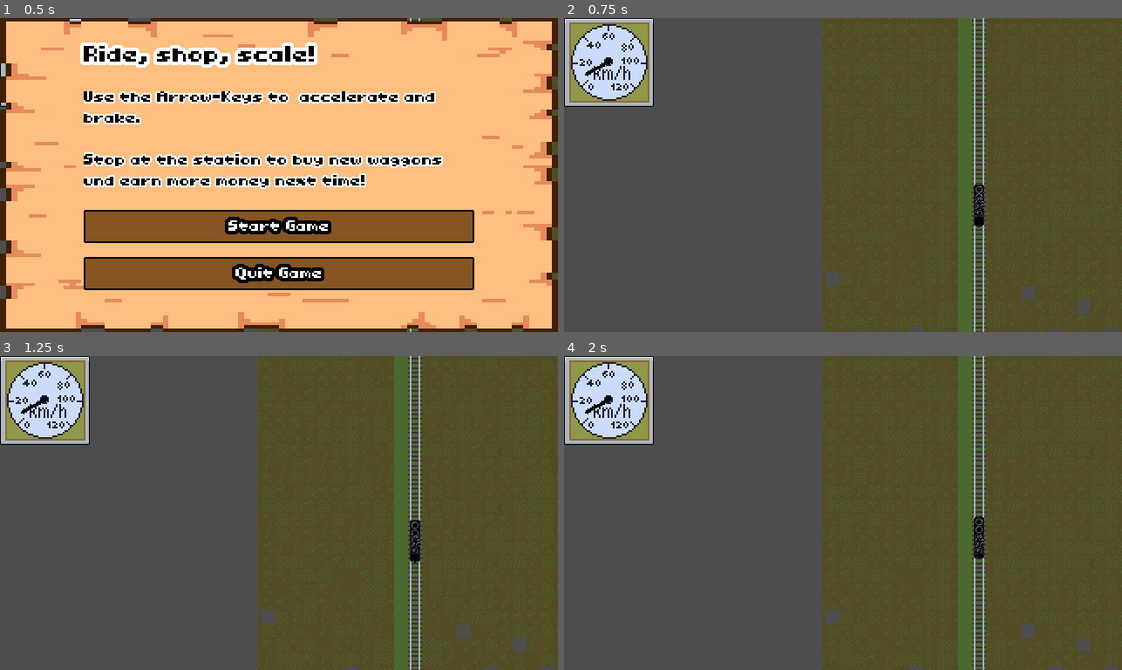
Above: before the commit, frames 1-4 (two rows, left to right).
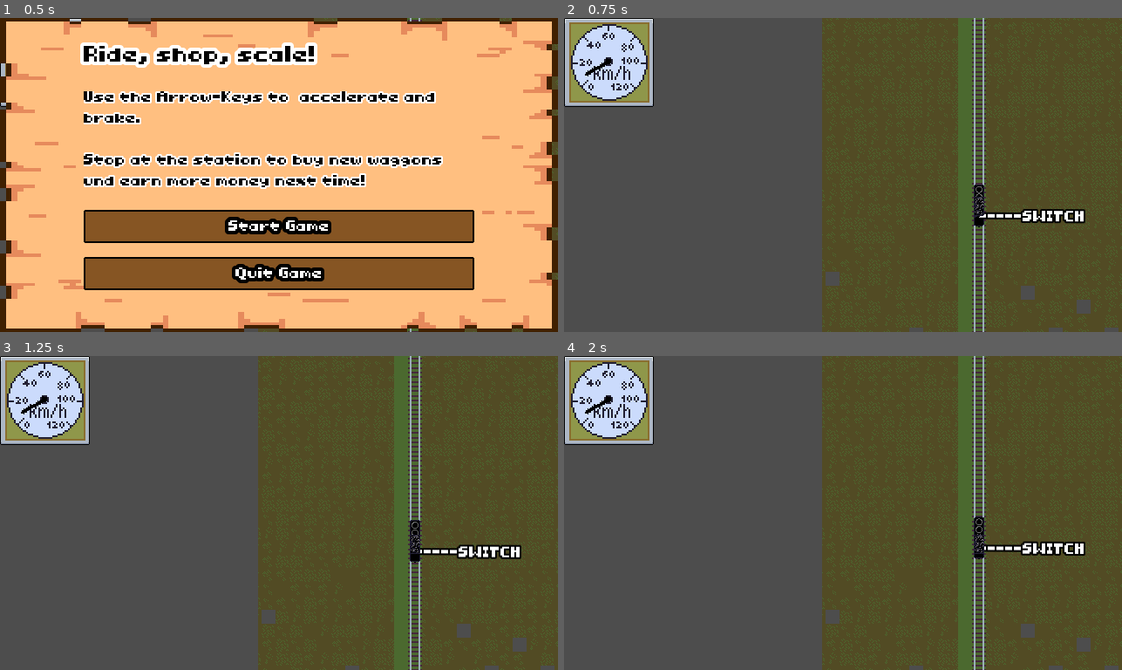
Above: after the commit, the same moments.

Repository: sthoni/gamejamaugust2024
Game: Godot game, scene res://game.tscn
Two runs of this game, one before a commit and one after it. Both use one fixed random seed, a clock stepped at 60 frames per second and the inputs below.
Inputs:
- Up to frame 1 (0.5 s): no input
- Up to frame 2 (0.75 s): click "Start Game" at 0.5 s
- Up to frame 3 (1.25 s): no input
- Up to frame 4 (2 s): tap Enter (shop) at 1.25, 1.52 s; hold Right (right) from 1.28 s (still down)

Frame 1 is identical in both runs. In frame 2, 0.6% of the frame differs, in the area x 74-94%, y 60-66%; in frame 3, 0.7%, in the area x 75-94%, y 60-65%; in frame 4, 0.7%.

Commit message:
train now jumps back to first track when it reaches the end of the current path

Diff:
--- a/level/level.tscn
+++ b/level/level.tscn
@@ -64,6 +64,9 @@
 [sub_resource type="TileSet" id="TileSet_xii2b"]
 sources/0 = SubResource("TileSetAtlasSource_cw150")
 
+[sub_resource type="RectangleShape2D" id="RectangleShape2D_l5lfc"]
+size = Vector2(8.54597, 21.454)
+
 [sub_resource type="Curve2D" id="Curve2D_ivpvi"]
 _data = {
 "points": PackedVector2Array(0, 0, 0, 0, 0, 300, 0, 10, 0, -10, 0, -360, 0, 15, 0, -15, 0, -409, 0, 10, 0, -10, -45, -4 …(228 unchanged characters)…
@@ -75,9 +78,6 @@
 "points": PackedVector2Array(0, 0, 0, 0, 0, -639, 0, 0, 0, 0, 0, -1551)
 }
 point_count = 2
-
-[sub_resource type="RectangleShape2D" id="RectangleShape2D_l5lfc"]
-size = Vector2(8.54597, 21.454)
 
 [sub_resource type="RectangleShape2D" id="RectangleShape2D_ivpvi"]
 size = Vector2(126.75, 20)
@@ -126,20 +126,35 @@
 position = Vector2(184, 8)
 station_stats = ExtResource("8_m3nah")
 
+[node name="Weiche1" type="Area2D" parent="."]
+position = Vector2(192, -56.546)
+rotation = -1.5708
+
+[node name="Weiche1" type="CollisionShape2D" parent="Weiche1"]
+position = Vector2(-11.546, 0)
+shape = SubResource("RectangleShape2D_l5lfc")
+
 [node name="Path2D" type="Path2D" parent="."]
 position = Vector2(192, 313)
 curve = SubResource("Curve2D_ivpvi")
 
 [node name="PathFollow_1" type="PathFollow2D" parent="Path2D"]
-position = Vector2(0, -375.051)
+position = Vector2(0, 256.262)
 rotation = -1.5708
-progress = 675.064
+progress = 43.7542
 loop = false
 script = ExtResource("7_0v1st")
 
 [node name="Train" parent="Path2D/PathFollow_1" instance=ExtResource("2_kmlf3")]
 unique_name_in_owner = true
 rotation = 1.5708
+
+[node name="Label2" type="Label" parent="Path2D/PathFollow_1"]
+offset_left = -5.50452
+offset_right = 116.495
+offset_bottom = 24.0
+rotation = 1.57572
+text = "-----SWITCH"
 
 [node name="Path2D_2" type="Path2D" parent="."]
 position = Vector2(192, 613)
@@ -149,18 +164,14 @@
 position = Vector2(0, -669.546)
 rotation = -1.5708
 progress = 30.552
+rotates = false
+loop = false
 
 [node name="Label" type="Label" parent="Path2D_2/PathFollow_2"]
 offset_right = 40.0
 offset_bottom = 24.0
 rotation = 1.57572
 text = "-----SWITCH"
-
-[node name="Weiche1" type="Area2D" parent="Path2D_2/PathFollow_2"]
-
-[node name="Weiche1" type="CollisionShape2D" parent="Path2D_2/PathFollow_2/Weiche1"]
-position = Vector2(-11.546, 0)
-shape = SubResource("RectangleShape2D_l5lfc")
 
 [node name="ColorRect" type="ColorRect" parent="."]
 visible = false
--- a/train/train.gd
+++ b/train/train.gd
@@ -129,7 +129,7 @@
 			if timer_brake.time_left == 0:
 				timer_brake.start()
 	if Input.is_action_pressed("right"):
-		if $"../../../Path2D_2/PathFollow_2/Weiche1".get_overlapping_bodies().has(%Train):
+		if $"../../../Weiche1".get_overlapping_bodies().has(%Train):
 			switch_path(path_follow_2)
 	if Input.is_action_pressed("left"):
 		pass
@@ -142,12 +142,16 @@
 	@warning_ignore("return_value_discarded")
 	if current_path is PathFollow2D:
 		current_path.progress += new_velocity * delta
+		if current_path.progress_ratio >= 1.0:
+			switch_path(path_follow_1)
+			current_path.progress = 1606.0
 		for i in range(paths.size()):
 			paths[i].progress = current_path.progress - (35 + 24 * i)
 	#move_and_slide()
 
 func switch_path(new_path: PathFollow2D):
-	var train = current_path.get_child(0) #Train
+	#var train = current_path.get_child(0) #Train
+	var train = current_path.get_node("Train") #Train
 	if train:
 		current_path.remove_child(train)
 		new_path.add_child(train)
